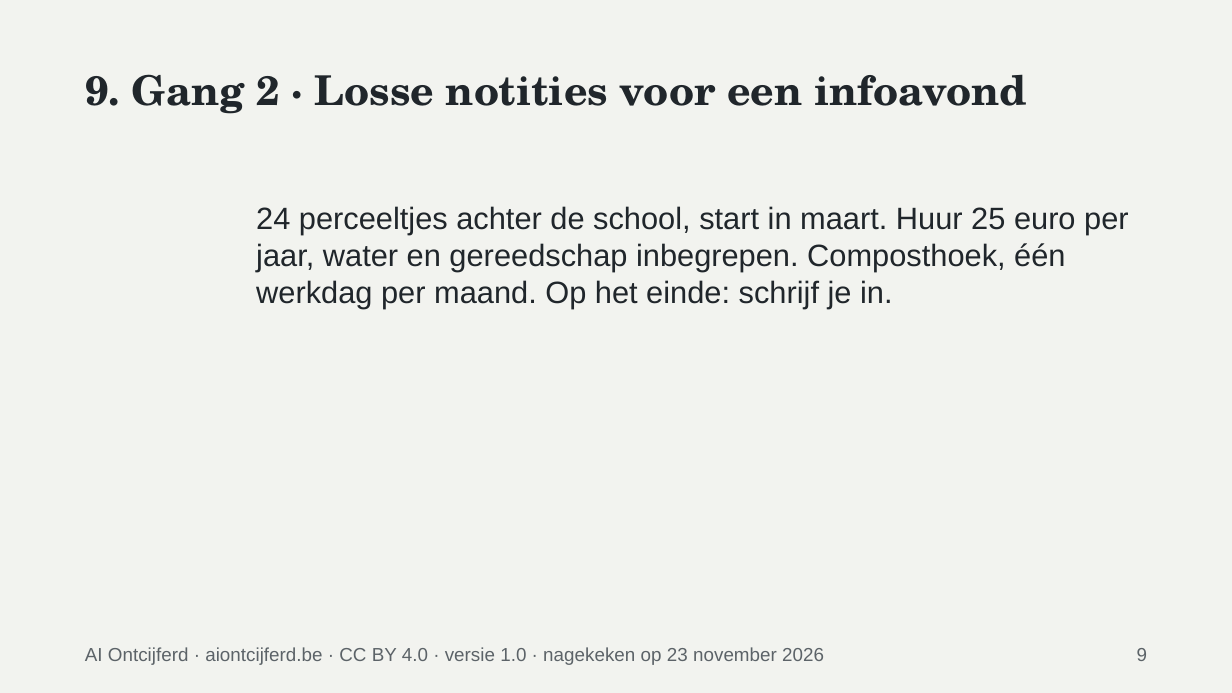
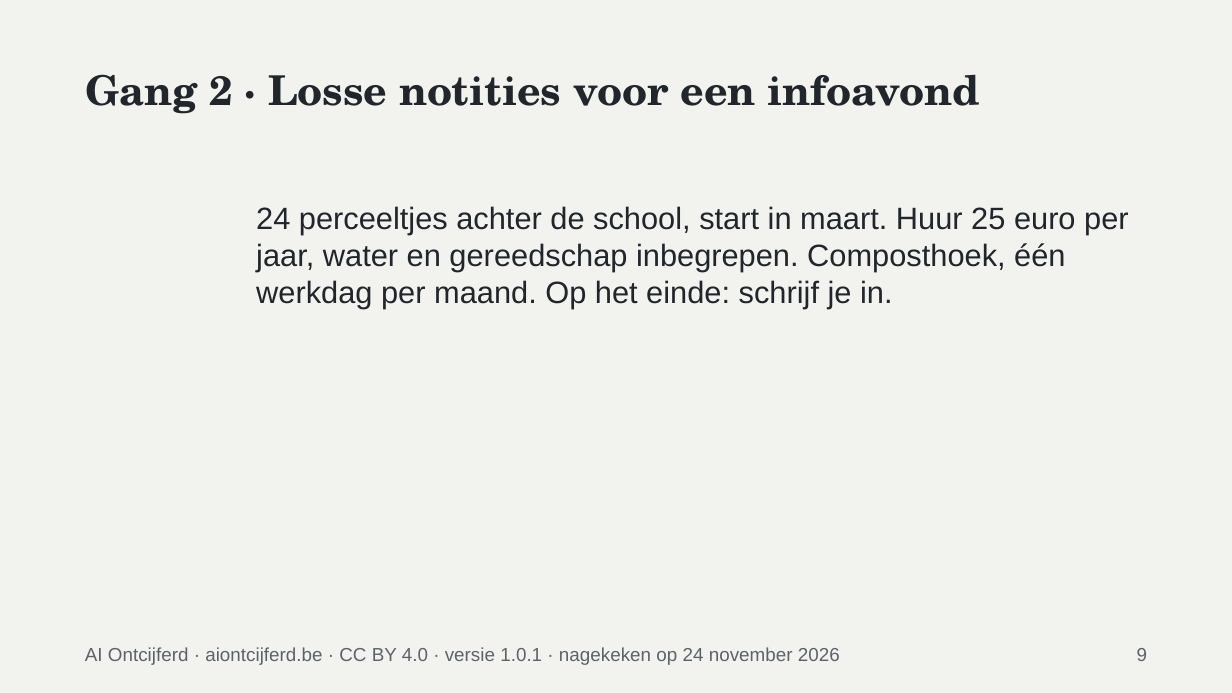
Before and after one commit to nftaurelius/ai-ontcijferd-open, a slide deck: slide 9 of content/materiaal/ai-proeverij/bestanden/02-presentatie/AO-01-presentatie.pptx. Drawn at 1232x693 pixels with LibreOffice and Linux fonts; fonts in the diff are those of the drawing. Boxes give left, top, right and bottom in pixels: in the first picture for what was removed or moved away, otherwise in the second. Text is boxed around its words. In the diff, an @@ line names an element or a change of style, - is before the commit and + after.

```diff
--- a/content/materiaal/ai-proeverij/bestanden/02-presentatie/AO-01-presentatie.pptx
+++ b/content/materiaal/ai-proeverij/bestanden/02-presentatie/AO-01-presentatie.pptx
@@ title at <box>85,74,980,114</box>: text changed @@
-9. Gang 2 · Losse notities voor een infoavond
+Gang 2 · Losse notities voor een infoavond
@@ text at <box>85,647,840,665</box>: text changed @@
-AI Ontcijferd · aiontcijferd.be · CC BY 4.0 · versie 1.0 · nagekeken op 23 november 2026
+AI Ontcijferd · aiontcijferd.be · CC BY 4.0 · versie 1.0.1 · nagekeken op 24 november 2026
```
Also in this commit, not shown: 33 other slides changed, 12 other files.
